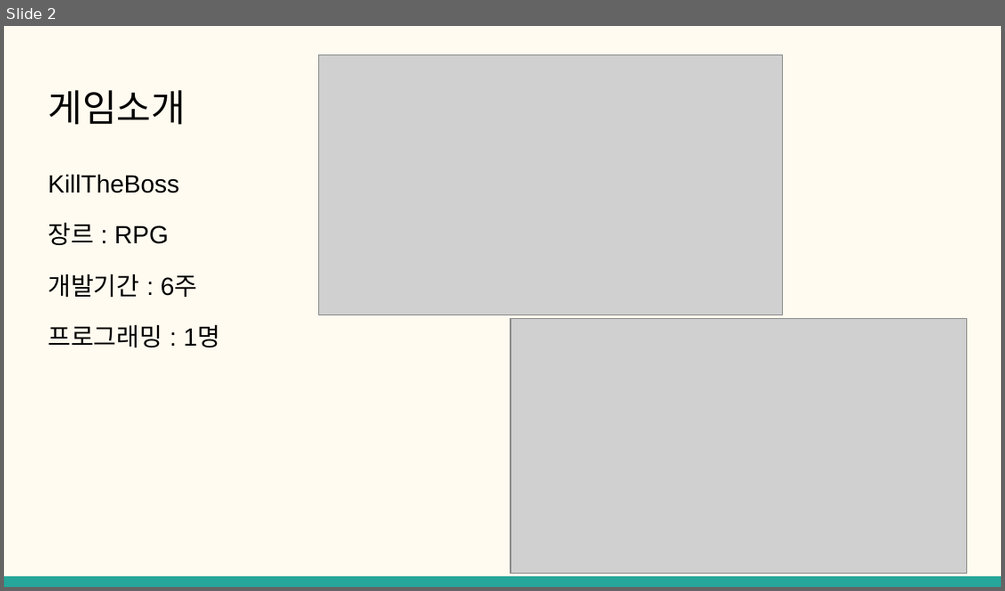
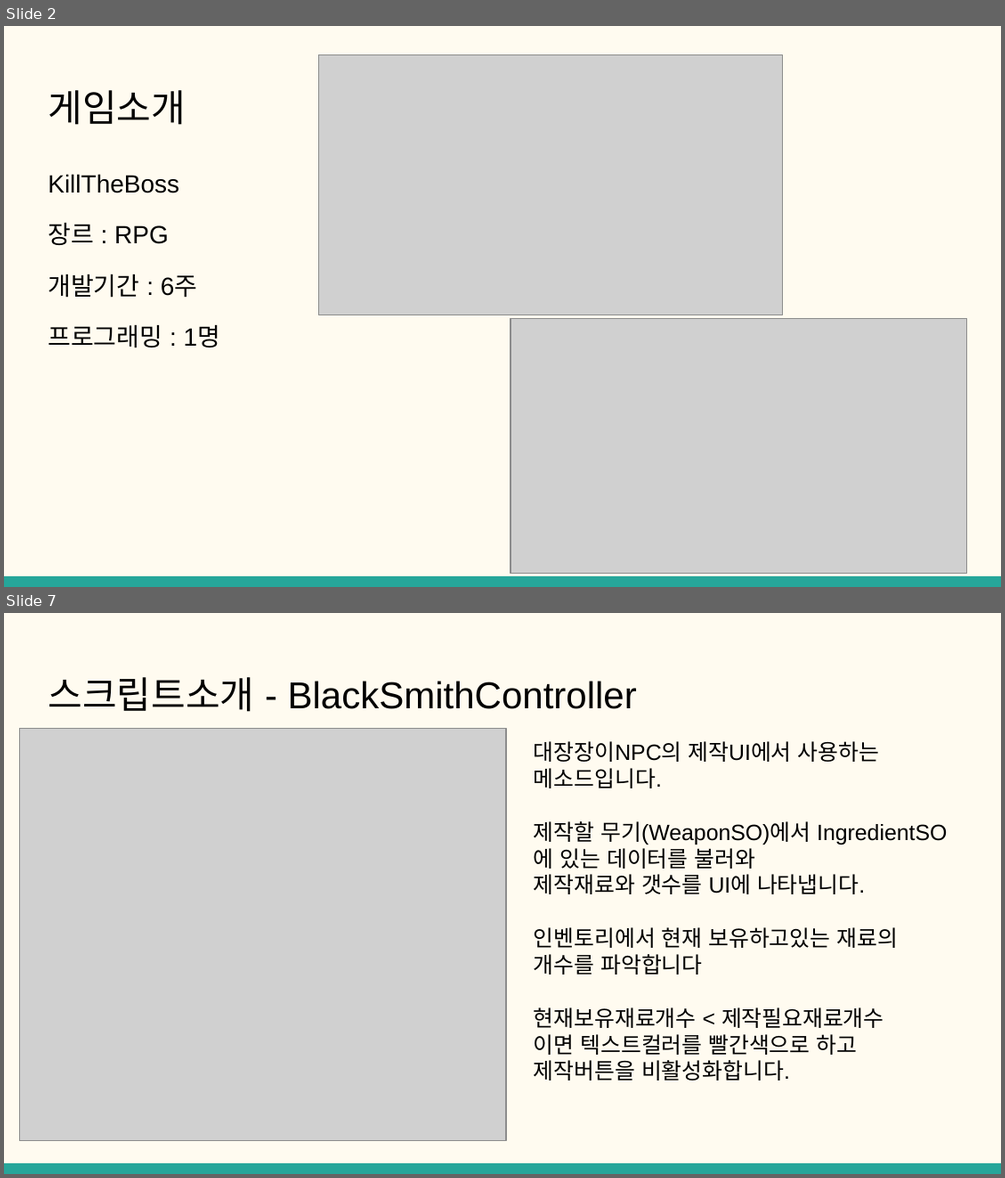
Before and after one commit to SIHO0903/KILLTHEBOSS, a slide deck: 클라이언트 개발자 포트폴리오.pptx. Shown one above the other, each under a label of ours: slide 2 before the commit, slides 2 and 7 after it; the slides between them are not shown. The pictures are 1005x591 and 1005x1178 pixels, drawn with LibreOffice and Linux fonts; fonts in the diff are those of the drawing; grey boxes stand for pictures. Boxes give left, top, right and bottom in pixels: in the first picture for what was removed or moved away, otherwise in the second. Text is boxed around its words. In the diff, an @@ line names an element or a change of style, - is before the commit and + after.

```diff
--- a/클라이언트 개발자 포트폴리오.pptx
+++ b/클라이언트 개발자 포트폴리오.pptx
@@ slide 7 added at [4, 613, 1001, 1174], background #FFFBF0; not listed: 1 template element that a slide beside it also shows @@
@@ title added at [48, 677, 637, 712], 27 pt, text #000000 @@
+스크립트소개 - BlackSmithController
@@ picture added at [20, 729, 506, 1140] @@
@@ title added at [534, 741, 898, 1080], 16 pt, text #000000 @@
+대장장이NPC의 제작UI에서 사용하는 메소드입니다.
+제작할 무기(WeaponSO)에서 IngredientSO에 있는 데이터를 불러와
+제작재료와 갯수를 UI에 나타냅니다.
+인벤토리에서 현재 보유하고있는 재료의 개수를 파악합니다
+현재보유재료개수 < 제작필요재료개수
+이면 텍스트컬러를 빨간색으로 하고 제작버튼을 비활성화합니다.
```
Also in this commit, not shown: 1 slide changed, 16 other slides added, 3 slides removed, 22 other files.
